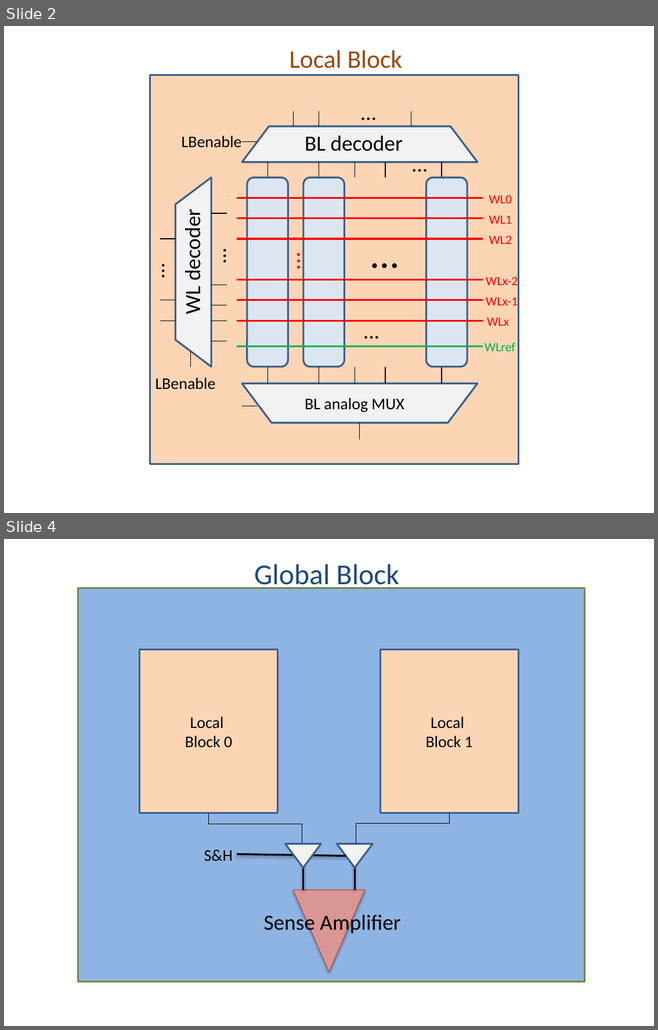
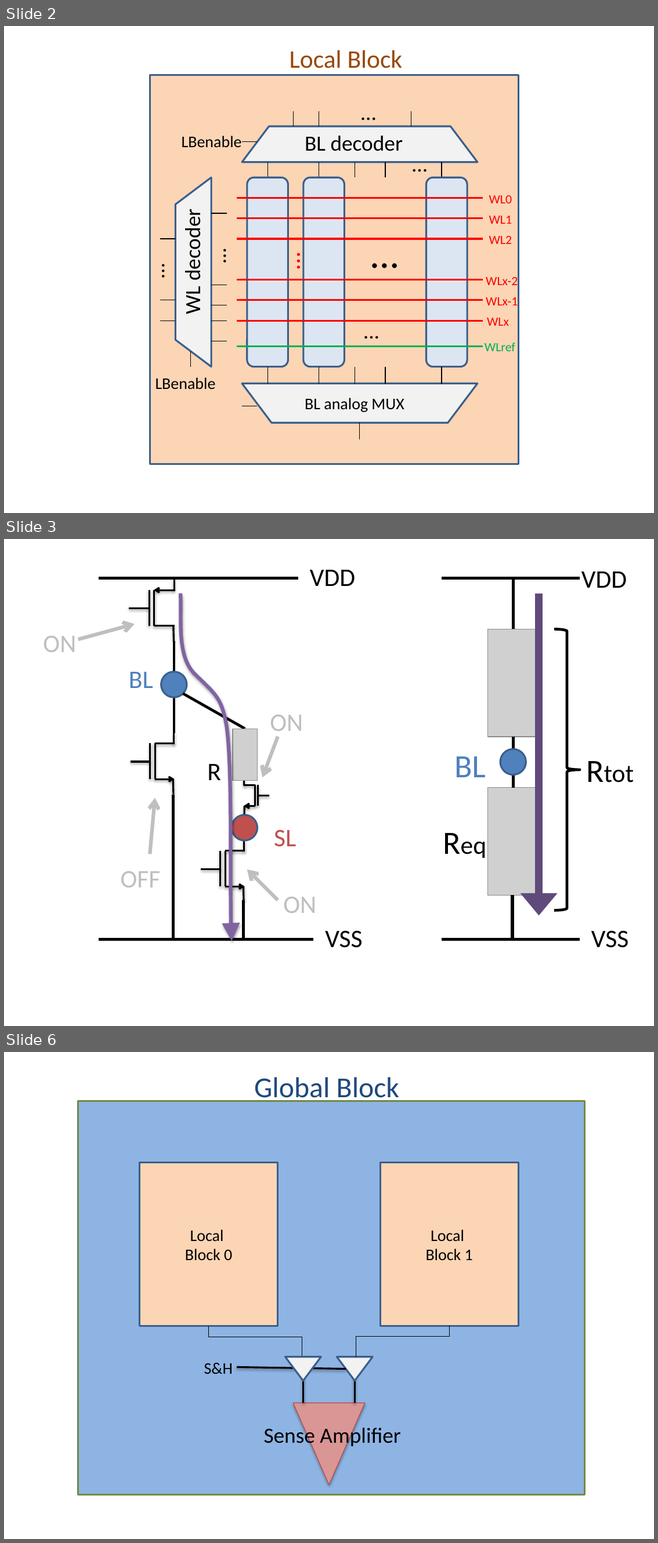
Before and after one commit to alexander-standaert/Thesis-Design-of-RRam, a slide deck: Thesis/fig/figure presentation.pptx. Shown one above the other, each under a label of ours: slides 2 and 4 before the commit, slides 2, 3 and 6 after it; the slides between them are not shown. The pictures are 658x1030 and 658x1543 pixels, drawn with LibreOffice and Linux fonts; fonts in the diff are those of the drawing; grey boxes stand for pictures. Boxes give left, top, right and bottom in pixels: in the first picture for what was removed or moved away, otherwise in the second. Text is boxed around its words. In the diff, an @@ line names an element or a change of style, - is before the commit and + after.

```diff
--- a/Thesis/fig/figure presentation.pptx
+++ b/Thesis/fig/figure presentation.pptx
@@ slide 3 added at <box>4,539,654,1026</box>, background #FFFFFF @@
@@ group added at <box>43,570,641,948</box>: 35 lines, 14 texts, 9 arrows, 3 ellipses, 3 pictures, 1 freeform shape, 1 right brace @@
+BL
+R
+SL
+VDD
+VSS
+ON
+OFF
+ON
+ON
+VDD
+VSS
+BL
+Req
+Rtot
@@ what was slide 4 is now slide 6 @@
```
Also in this commit, not shown: 1 slide changed, 4 other slides added, 21 other files.
